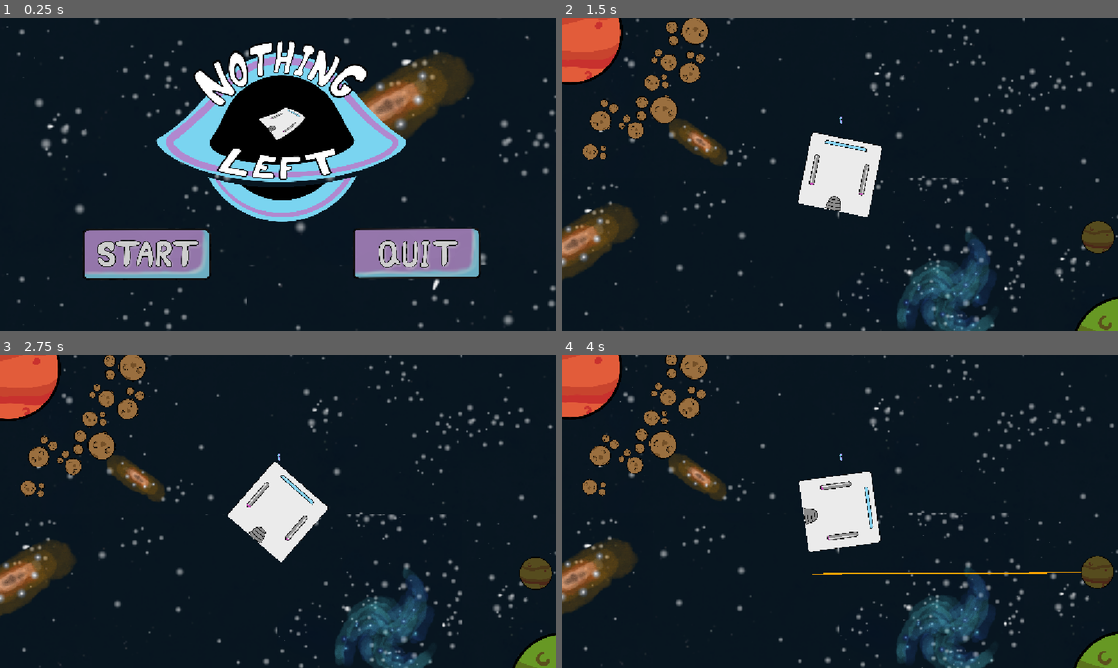
Above: before the commit, frames 1-4 (two rows, left to right).
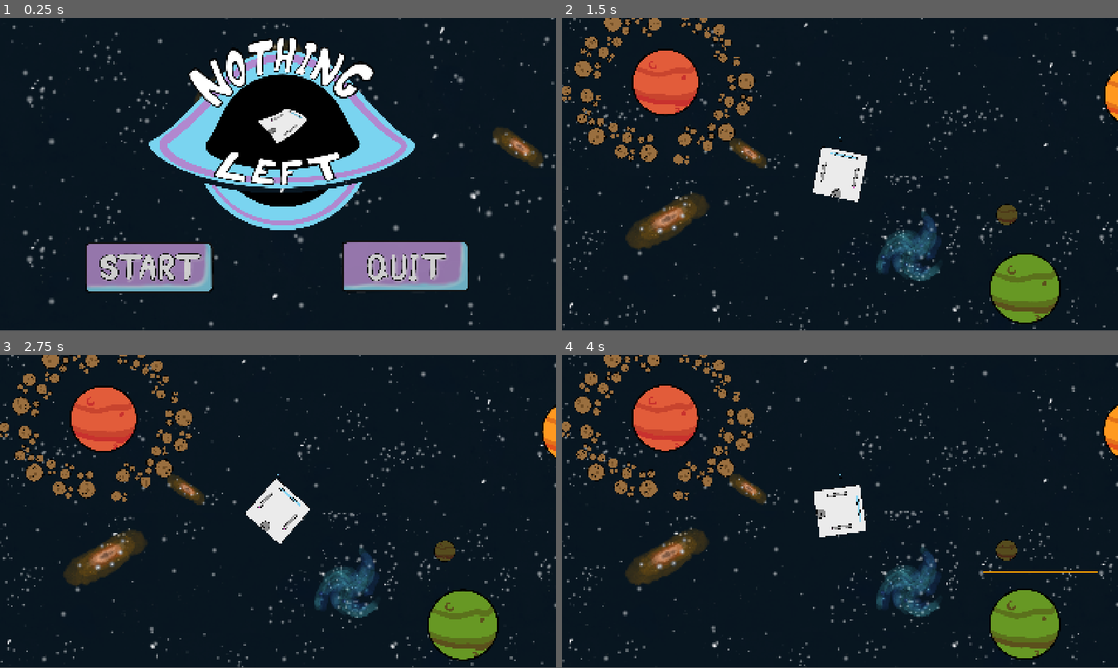
Above: after the commit, the same moments.

Repository: Dolphus2/NordicGameJam2026
Game: Godot game, scene res://scenes/title_screen.tscn
Same seed, same stepped clock (60 frames per second), same inputs: the game is played once before the commit and once after it.
Inputs (mouse positions are in pixels of both pictures, inside the frame that each line leads up to; where the layout moved, square brackets give the same spot in the first picture):
- Up to frame 1 (0.25 s): no input
- Up to frame 2 (1.5 s): click (712, 268) [706, 255] at 0.5 s; move the mouse to (962, 158) at 1.27 s; hold E (roll_right) from 1.28 s (still down); click (962, 158) at 1.42 s
- Up to frame 3 (2.75 s): release E (roll_right) at 2 s; drag from (166, 527) to (11, 370) at 2.02 s
- Up to frame 4 (4 s): move the mouse to (895, 442) at 2.77 s; hold E (roll_right) 2.78-3.5 s; drag from (812, 574) to (1095, 574) at 3.52 s
In our replay, the window is 800x450 before the commit and 800x449 after it. These sizes can differ from the game's own. Grey fills any space a smaller window leaves; there, only what the larger window draws over its background counts as a difference.

The runs differ from the first frame. In frame 1, 21% of the frame differs, in the area x 1-100%, y 0-100%; in frame 2, 25%; in frame 3, 25%; in frame 4, 25%, in the area x 0-100%, y 0-100%.

Commit message:
good screen size

Diff:
--- a/project.godot
+++ b/project.godot
@@ -25,6 +25,8 @@
 
 [display]
 
+window/size/viewport_width=1780
+window/size/viewport_height=1000
 window/stretch/mode="canvas_items"
 
 [input]
--- a/scenes/nothing_left.tscn
+++ b/scenes/nothing_left.tscn
@@ -9244,35 +9244,35 @@
 tile_set = SubResource("TileSet_sk2xr")
 format = 2
 
-[node name="Layer0" type="TileMapLayer" parent="TileMap" unique_id=1704713920]
+[node name="Layer1" type="TileMapLayer" parent="TileMap" unique_id=1704713920]
 use_parent_material = true
-tile_map_data = PackedByteArray("AAAAAAAAAAABAAEAAAAAAAEAAAAAAAEAAAACAAAAAAAAAAEAAAABAAAAAAACAAEAAAACAAEAAAACAAEAAAABAAEAAAACAAAAAAAAAP//AAACAAAAAAD//wEAAAACAAAAAAACAP//AAABAAIAAAD//wAAAAABAAIAAAD/////AAAAAAEAAAABAP//AAAAAAEAAAA=")
+tile_map_data = PackedByteArray("AAAAAAAAAAABAAEAAAAAAAEAAAAAAAEAAAACAAAAAAAAAAEAAAABAAAAAAACAAEAAAACAAEAAAACAAEAAAABAAEAAAACAAAAAAADAAEAAAACAAIAAAADAAAAAAACAAEAAAA=")
 tile_set = SubResource("TileSet_sk2xr")
 
 [node name="YouHave" type="TextureRect" parent="." unique_id=2059492062]
 layout_mode = 0
-offset_left = 18.0
-offset_top = 27.0
-offset_right = 644.66675
-offset_bottom = 497.0
+offset_left = 98.0
+offset_top = 72.0
+offset_right = 1070.0002
+offset_bottom = 801.0
 texture = ExtResource("2_rpy3r")
 expand_mode = 1
 
 [node name="TextureRect" type="TextureRect" parent="." unique_id=220303204]
 layout_mode = 0
-offset_left = 404.0
-offset_top = -30.0
-offset_right = 1207.0
-offset_bottom = 773.0
+offset_left = 663.0
+offset_top = -29.0
+offset_right = 1863.0
+offset_bottom = 1216.2423
 texture = ExtResource("3_5xu3p")
 expand_mode = 1
 
 [node name="Exit" type="TextureButton" parent="." unique_id=562288622]
 layout_mode = 0
-offset_left = 35.0
-offset_top = 399.0
-offset_right = 523.2352
-offset_bottom = 669.0
+offset_left = 115.0
+offset_top = 599.0
+offset_right = 735.23956
+offset_bottom = 942.0
 texture_normal = ExtResource("2_wvtuv")
 texture_pressed = ExtResource("3_rpy3r")
 texture_hover = ExtResource("3_rpy3r")
--- a/scenes/title_screen.tscn
+++ b/scenes/title_screen.tscn
@@ -38,15 +38,15 @@
 tile_set = SubResource("TileSet_cs5ya")
 format = 2
 layer_0/name = "Background"
-layer_0/tile_data = PackedInt32Array(65536, 6, 1, -65534, 6, 1, 1, 65542, 1, 0, 6, 1, 2, 131078, 1, -65536, 131078, 1, 65535, 131078, 1, 131071, 65542, 0, 65537, 131078, 1, -1, 131078, 2, -65535, 65542, 2, 65538, 65542, 2, 65539, 65542, 2, -65533, 65542, 2, 3, 6, 2, 131073, 131078, 0, 196607, 131078, 0, 131074, 6, 1, 131072, 6, 1, 131075, 131078, 1)
+layer_0/tile_data = PackedInt32Array(65536, 6, 1, 1, 65542, 1, 0, 6, 1, 2, 131078, 1, 65537, 131078, 1, 65538, 65542, 2, 65539, 65542, 2, 3, 6, 2)
 
 [node name="TextureRect" type="TextureRect" parent="." unique_id=725567615]
 layout_mode = 1
 anchors_preset = -1
-anchor_left = 0.19618055
-anchor_top = -0.16975309
-anchor_right = 0.8177083
-anchor_bottom = 0.9351852
+anchor_left = 0.1769663
+anchor_top = -0.196
+anchor_right = 0.83955646
+anchor_bottom = 0.98193824
 texture = ExtResource("7_3yumr")
 expand_mode = 1
 metadata/_edit_use_anchors_ = true
@@ -55,10 +55,10 @@
 z_index = 1
 layout_mode = 1
 anchors_preset = -1
-anchor_left = 0.5885417
-anchor_top = 0.5941358
-anchor_right = 0.9154005
-anchor_bottom = 0.91358024
+anchor_left = 0.56797755
+anchor_top = 0.638
+anchor_right = 0.8948363
+anchor_bottom = 0.9574444
 texture_normal = ExtResource("3_mgrm8")
 texture_pressed = ExtResource("5_e54dn")
 texture_hover = ExtResource("5_e54dn")
@@ -70,10 +70,10 @@
 z_index = 1
 layout_mode = 1
 anchors_preset = -1
-anchor_left = 0.10069445
-anchor_top = 0.5925926
-anchor_right = 0.42628035
-anchor_bottom = 0.9243827
+anchor_left = 0.10505618
+anchor_top = 0.637
+anchor_right = 0.43064204
+anchor_bottom = 0.9687901
 texture_normal = ExtResource("2_s4lrb")
 texture_pressed = ExtResource("3_dc4i4")
 texture_hover = ExtResource("3_dc4i4")
--- a/scenes/win_screen.tscn
+++ b/scenes/win_screen.tscn
@@ -9269,7 +9269,7 @@
 [node name="TileMap" type="TileMap" parent="." unique_id=2117822537]
 tile_set = SubResource("TileSet_2l6cc")
 format = 2
-layer_0/tile_data = PackedInt32Array(0, 0, 0, 65536, 0, 1, 6 …(116 unchanged characters)… , 0, -65535, 131072, 0, -65534, 65536, 2)
+layer_0/tile_data = PackedInt32Array(0, 0, 0, 65536, 0, 1, 6 …(116 unchanged characters)… , 0, -65535, 131072, 0, -65534, 65536, 2, 3, 0, 1, -65533, 0, 1, 65539, 131072, 1, 131075, 131072, 1, 196607, 65536, 2, 131072, 65536, 2, 131073, 65536, 2, 131074, 65536, 2)
 
 [node name="Text" type="TextureRect" parent="." unique_id=2051660145]
 layout_mode = 1
@@ -9307,9 +9307,10 @@
 grow_horizontal = 2
 
 [node name="AnimatedSprite2D" type="AnimatedSprite2D" parent="Planet" unique_id=893550901]
-position = Vector2(51, 858)
+position = Vector2(83, 1235)
+scale = Vector2(1.2586956, 1.2586956)
 sprite_frames = SubResource("SpriteFrames_qnnn4")
 autoplay = "default"
-frame_progress = 0.53713524
+frame_progress = 0.672944
 
 [connection signal="pressed" from="TextureButton" to="." method="_on_texture_button_pressed"]
